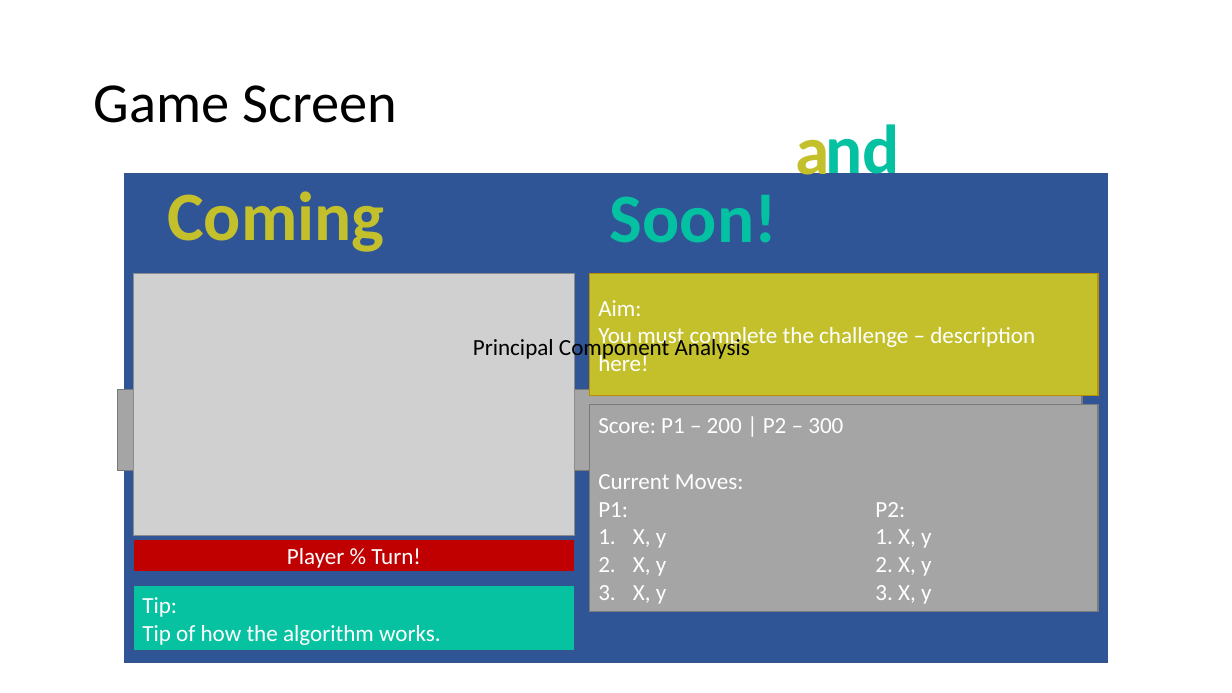
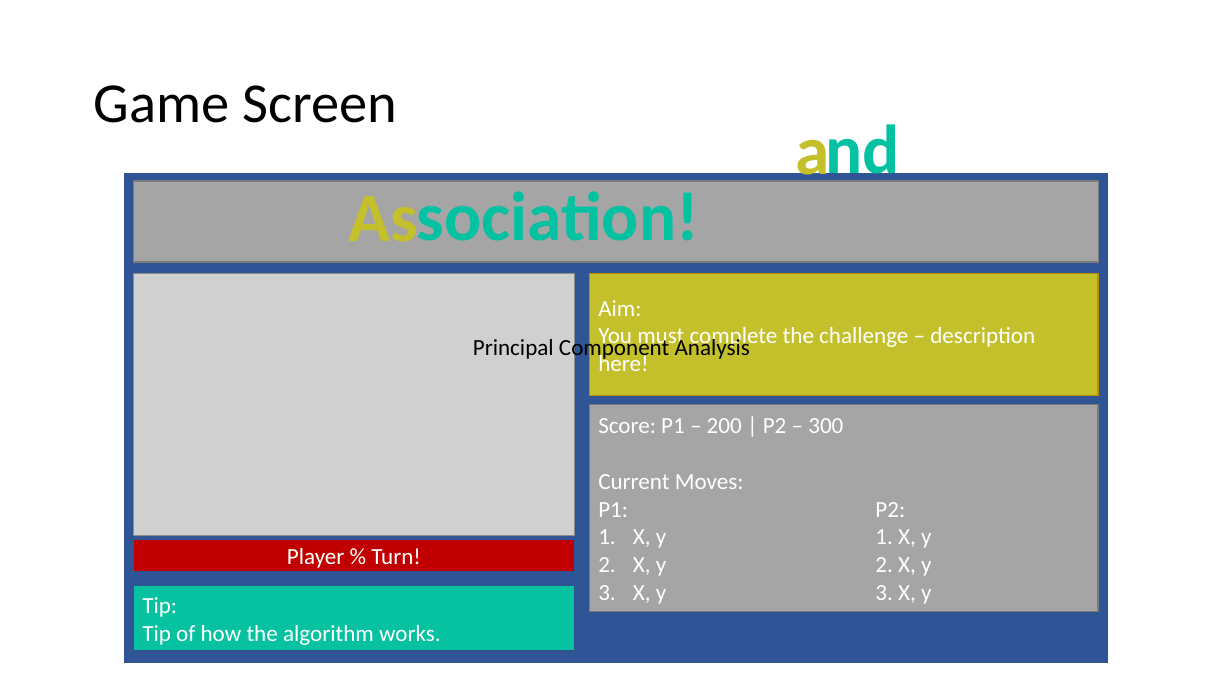
Before and after one commit to codingWithAndy/Thesis_Project, a slide deck: slide 12 of Additional Content/App Storyboard.pptx. Drawn at 1232x693 pixels with LibreOffice and Linux fonts; fonts in the diff are those of the drawing; grey boxes stand for pictures. Boxes give left, top, right and bottom in pixels: in the first picture for what was removed or moved away, otherwise in the second. Text is boxed around its words. In the diff, an @@ line names an element or a change of style, - is before the commit and + after.

```diff
--- a/Additional Content/App Storyboard.pptx
+++ b/Additional Content/App Storyboard.pptx
@@ rectangle: place and size @@
-rectangle at box(117, 389, 1082, 470)
+rectangle at box(134, 181, 1099, 262)
@@ text at box(349, 196, 419, 242): text changed @@
-Coming
+As
@@ text at box(417, 191, 699, 241): text changed @@
-Soon!
+sociation!
```
Also in this commit, not shown: 23 other files.
